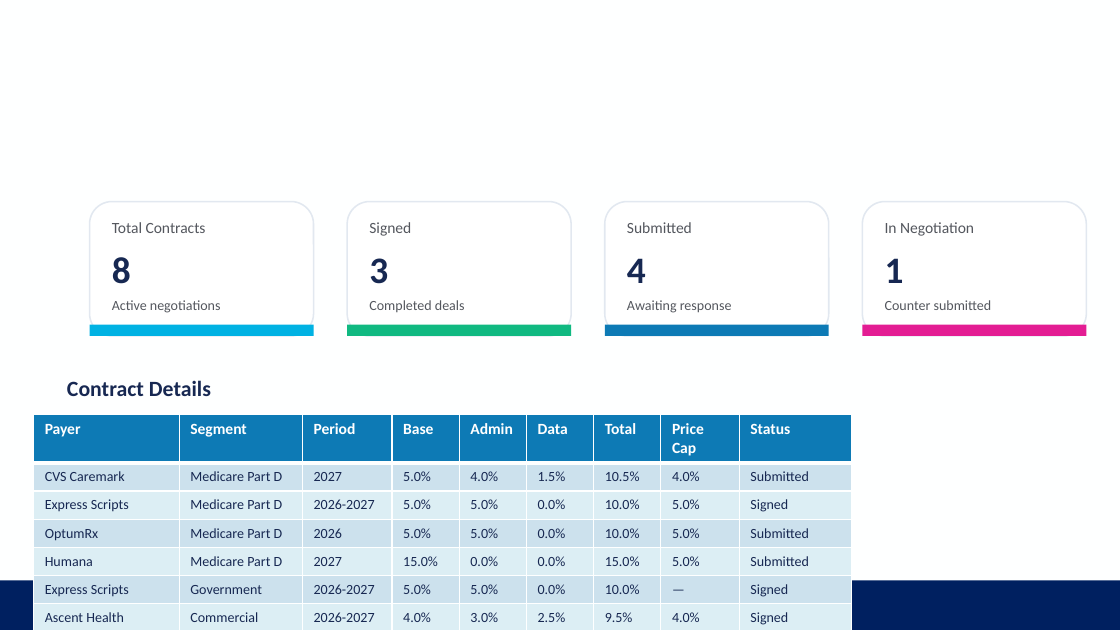
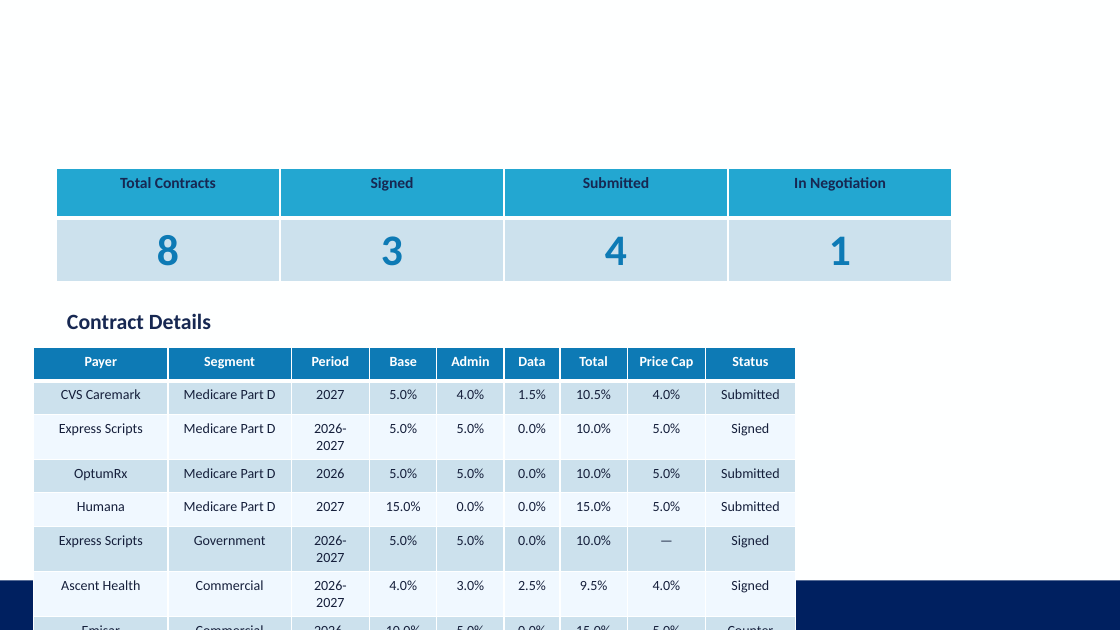
Before and after one commit to jferrante22/Cardamyst, a slide deck: slide 3 of Cardamyst_Executive_Report.pptx. Drawn at 1120x630 pixels with LibreOffice and Linux fonts; fonts in the diff are those of the drawing; background and template pictures are left out. Boxes give left, top, right and bottom in pixels: in the first picture for what was removed or moved away, otherwise in the second. Text is boxed around its words. In the diff, an @@ line names an element or a change of style, - is before the commit and + after.

```diff
--- a/Cardamyst_Executive_Report.pptx
+++ b/Cardamyst_Executive_Report.pptx
@@ table added at [56,168,952,270], 2 rows, 4 columns @@
+Total Contracts | Signed | Submitted | In Negotiation
+8 | 3 | 4 | 1
@@ rounded rectangle removed at [90,202,314,336] @@
@@ rounded rectangle removed at [347,202,571,336] @@
@@ rounded rectangle removed at [605,202,829,336] @@
@@ rounded rectangle removed at [862,202,1086,336] @@
@@ text removed at [112,222,206,233] @@
-Total Contracts
@@ text removed at [369,222,411,236] @@
-Signed
@@ text removed at [627,222,692,233] @@
-Submitted
@@ text removed at [885,222,974,236] @@
-In Negotiation
@@ text removed at [112,257,131,284] @@
-8
@@ text removed at [369,258,388,284] @@
-3
@@ text removed at [627,258,646,283] @@
-4
@@ text removed at [885,258,904,283] @@
-1
@@ text "Contract Details": place and size @@
-text "Contract Details" at [67,380,211,396]
+text "Contract Details" at [67,313,211,329]
@@ rectangle removed at [90,325,314,336] @@
@@ text removed at [112,300,221,313] @@
-Active negotiations
@@ rectangle removed at [347,325,571,336] @@
@@ text removed at [369,300,465,312] @@
-Completed deals
@@ rectangle removed at [605,325,829,336] @@
@@ text removed at [627,300,732,313] @@
-Awaiting response
@@ rectangle removed at [862,325,1086,336] @@
@@ text removed at [885,300,992,310] @@
-Counter submitted
@@ table at [34,347,795,630] @@
-row 8, column 9: Counter Submitted
+row 8, column 9: Counter
@@ fill #DCEEF4 to #F0F8FF in 36 cells @@
@@ size 10 to 9 pt in "Payer", "Segment", "Period", "Base" and 5 more places @@
@@ text colour #172852 to #151F3B in "CVS Caremark", "Medicare Part D", "2027", "5.0%" and 67 more places @@
@@ alignment left to centre @@
@@ table: place and size @@
-table at [34,414,851,630]
+table at [34,347,795,630]
```
Also in this commit, not shown: 1 other slide changed, 1 slide added, 1 slide removed, 1 other file.
